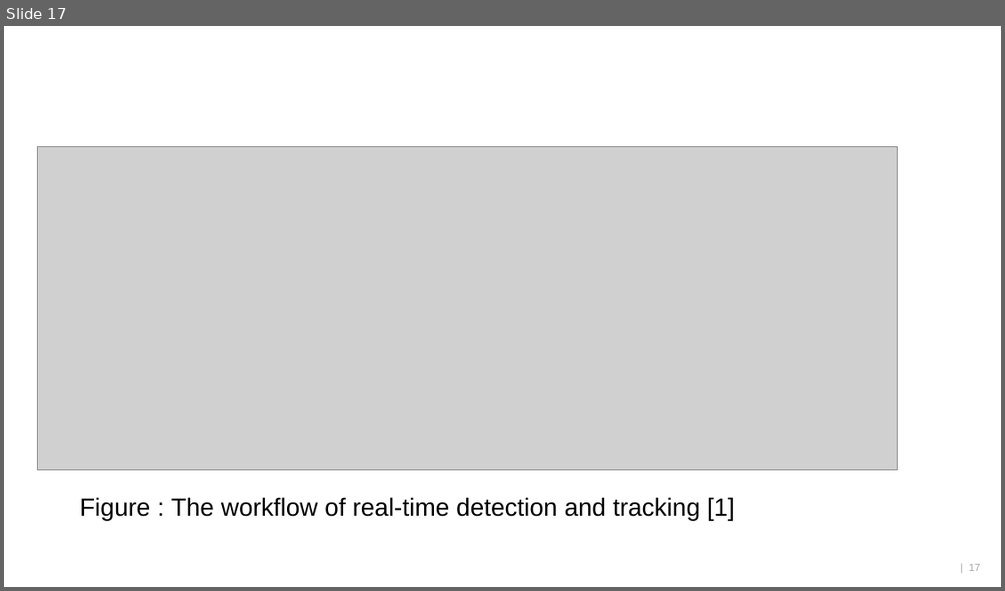
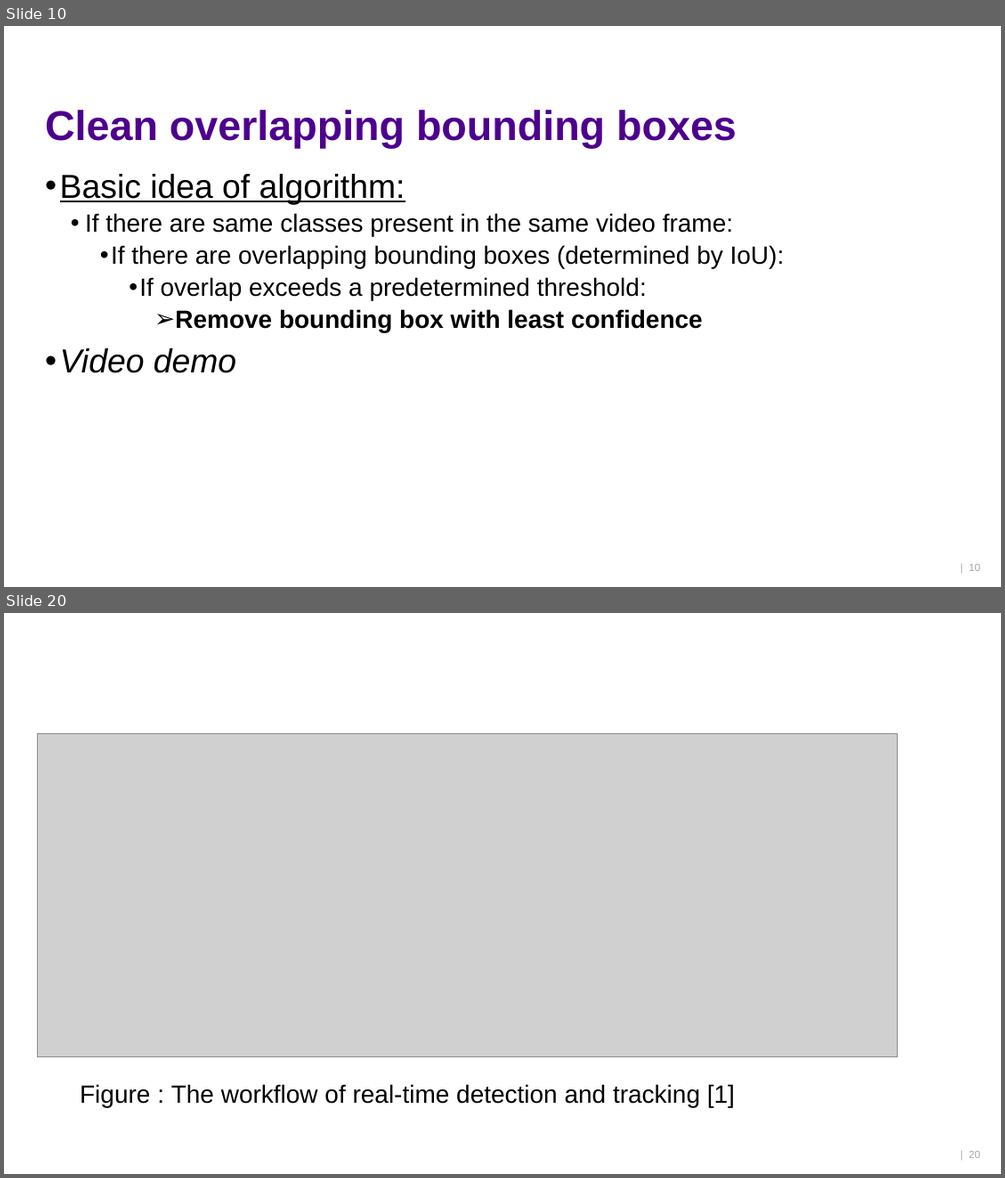
Before and after one commit to ktlhtn/AutoSTAnnot, a slide deck: Power point files/Final presentation.pptx. Shown one above the other, each under a label of ours: slide 17 before the commit, slides 10 and 20 after it; the slides between them are not shown. The pictures are 1005x591 and 1005x1178 pixels, drawn with LibreOffice and Linux fonts; fonts in the diff are those of the drawing; grey boxes stand for pictures; background and template pictures are left out. Boxes give left, top, right and bottom in pixels: in the first picture for what was removed or moved away, otherwise in the second. Text is boxed around its words. In the diff, an @@ line names an element or a change of style, - is before the commit and + after.

```diff
--- a/Power point files/Final presentation.pptx
+++ b/Power point files/Final presentation.pptx
@@ slide 10 added at <box>4,26,1001,587</box>, background #FFFFFF @@
@@ title added at <box>45,110,736,148</box>, 40 pt, text #4E008E, bold @@
+Clean overlapping bounding boxes
@@ text added at <box>60,174,785,373</box>, 24 pt, text #000000 @@
+• Basic idea of algorithm:
+  • If there are same classes present in the same video frame:
+    • If there are overlapping bounding boxes (determined by IoU):
+      • If overlap exceeds a predetermined threshold:
+        ➢ Remove bounding box with least confidence
+• Video demo
@@ page number added at <box>969,564,980,571</box>, 10 pt, text #A6A6A6 @@
+| 10
@@ what was slide 17 is now slide 20 @@
@@ page number at <box>969,1151,980,1158</box>: text changed @@
-| 17
+| 20
```
Also in this commit, not shown: 1 slide changed, 9 other slides added, 7 slides removed.
